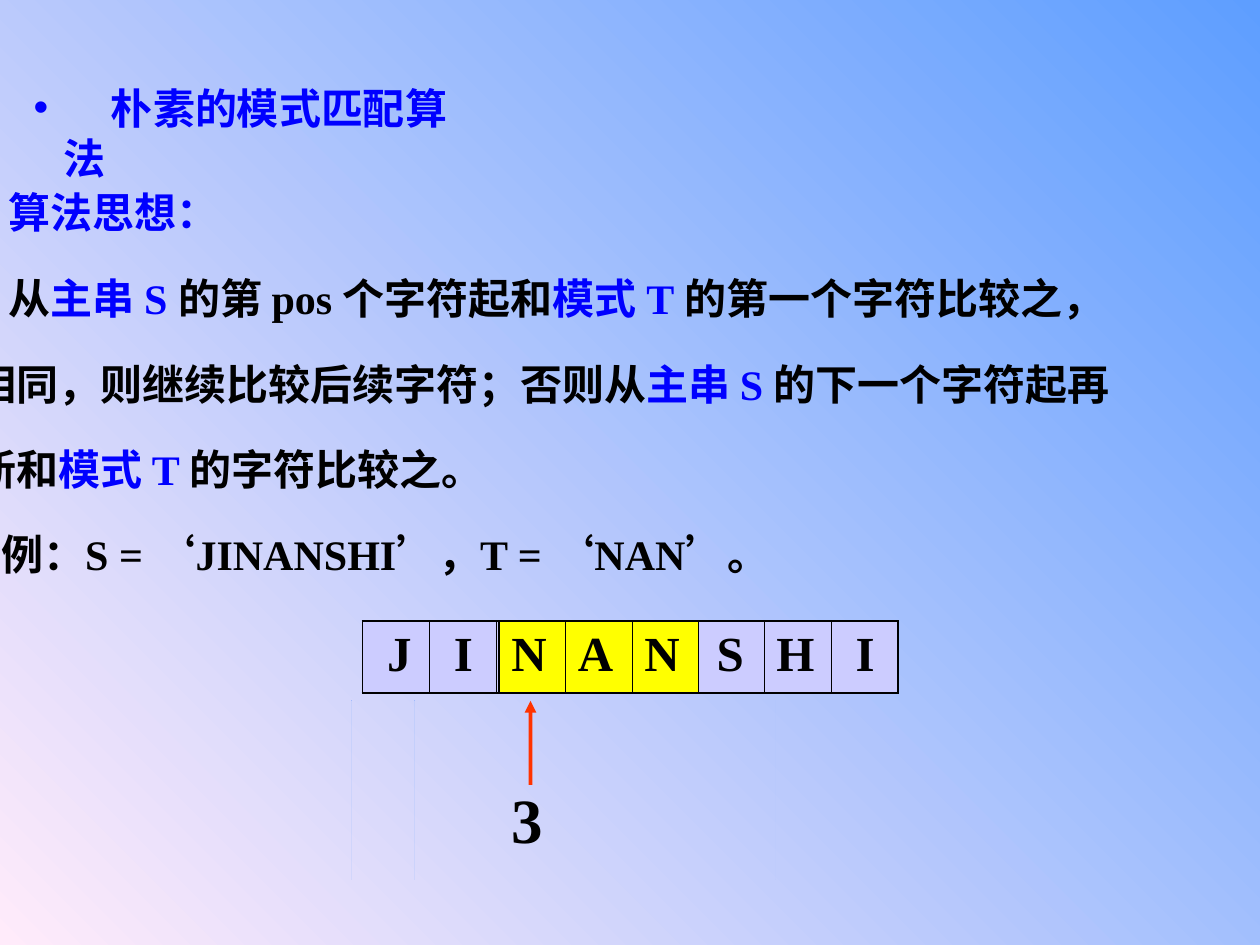
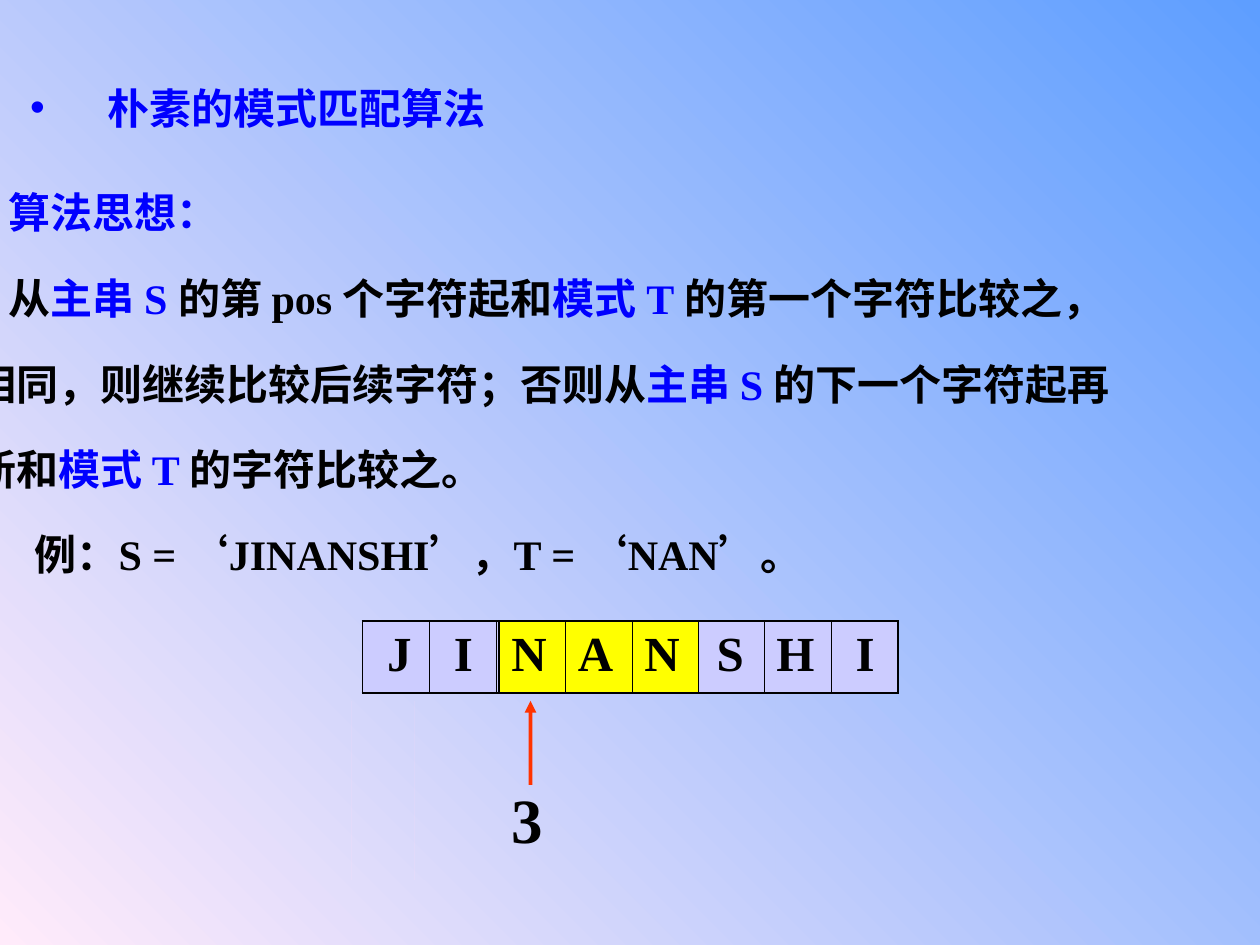
Before and after one commit to TangoWalk/Study, a slide deck: slide 36 of 大2下/数据结构与算法/第4章串.ppt. Drawn at 1260x945 pixels with LibreOffice and Linux fonts; fonts in the diff are those of the drawing; background and template pictures are left out. Boxes give left, top, right and bottom in pixels: in the first picture for what was removed or moved away, otherwise in the second. Text is boxed around its words. In the diff, an @@ line names an element or a change of style, - is before the commit and + after.

```diff
--- a/大2下/数据结构与算法/第4章串.ppt
+++ b/大2下/数据结构与算法/第4章串.ppt
@@ background gradient #5E9EFF to #FFEBFA to gradient #FFEBFA to #5E9EFF @@
@@ text "朴素的模式匹配算法" rewrapped from box(63, 88, 447, 178) to box(107, 88, 485, 128) @@
@@ text "例：S = ‘JINANSHI’，T = ‘NAN’。": place and size @@
-text "例：S = ‘JINANSHI’，T = ‘NAN’。" at box(1, 534, 769, 576)
+text "例：S = ‘JINANSHI’，T = ‘NAN’。" at box(35, 534, 803, 576)
@@ rectangle at box(352, 701, 582, 879): fill gradient #5E9EFF to #FFEBFA to gradient #FFEBFA to #5E9EFF @@
@@ rectangle at box(415, 701, 645, 879): fill gradient #5E9EFF to #FFEBFA to gradient #FFEBFA to #5E9EFF @@
```
Also in this commit, not shown: 38 other slides changed, 6 other files.
